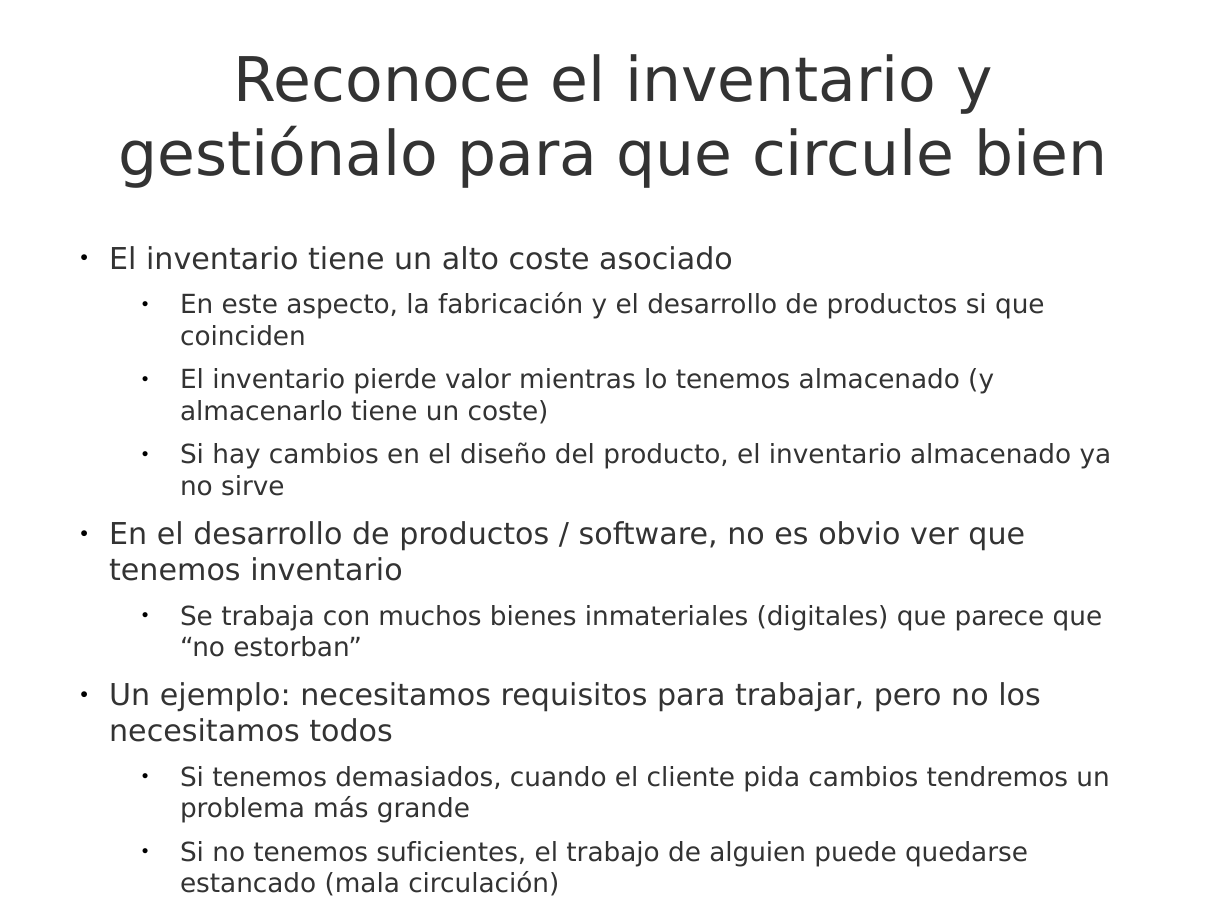
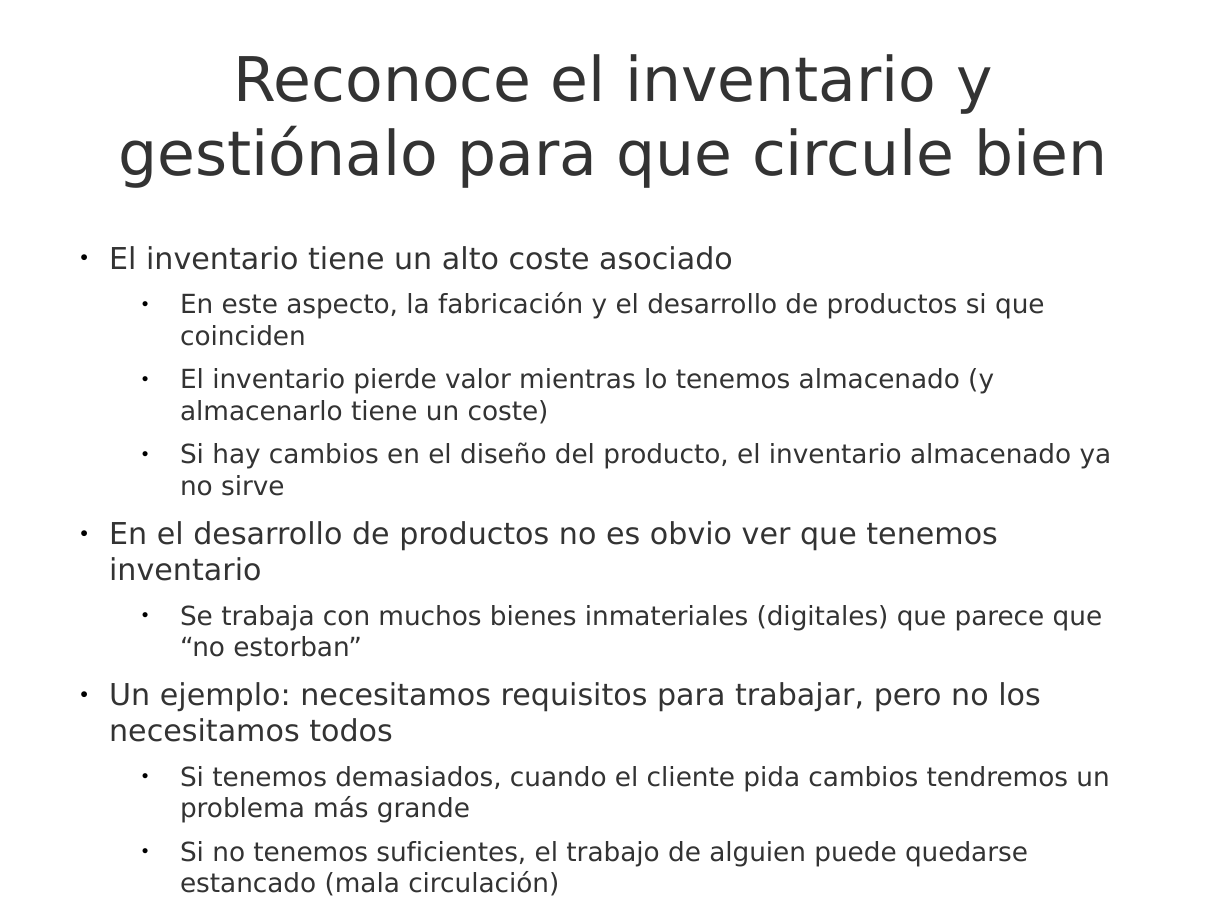
Before and after one commit to UNIZAR-30248-GeProSoft/scrum-slides, a slide deck: slide 39 of 7i_GPS-S02-Scrum-PrincipiosÁgiles.odp. Drawn at 1232x924 pixels with LibreOffice and Linux fonts; fonts in the diff are those of the drawing; background and template pictures are left out. Boxes give left, top, right and bottom in pixels: in the first picture for what was removed or moved away, otherwise in the second. Text is boxed around its words. In the diff, an @@ line names an element or a change of style, - is before the commit and + after.

```diff
--- a/7i_GPS-S02-Scrum-PrincipiosÁgiles.odp
+++ b/7i_GPS-S02-Scrum-PrincipiosÁgiles.odp
@@ text at bbox=[109, 521, 998, 581]: text changed @@
-● En el desarrollo de productos / software, no es obvio ver que tenemos inventario
+● En el desarrollo de productos no es obvio ver que tenemos inventario
```
Also in this commit, not shown: 24 other slides changed, 1 slide added, 1 slide removed, 1 other file.
